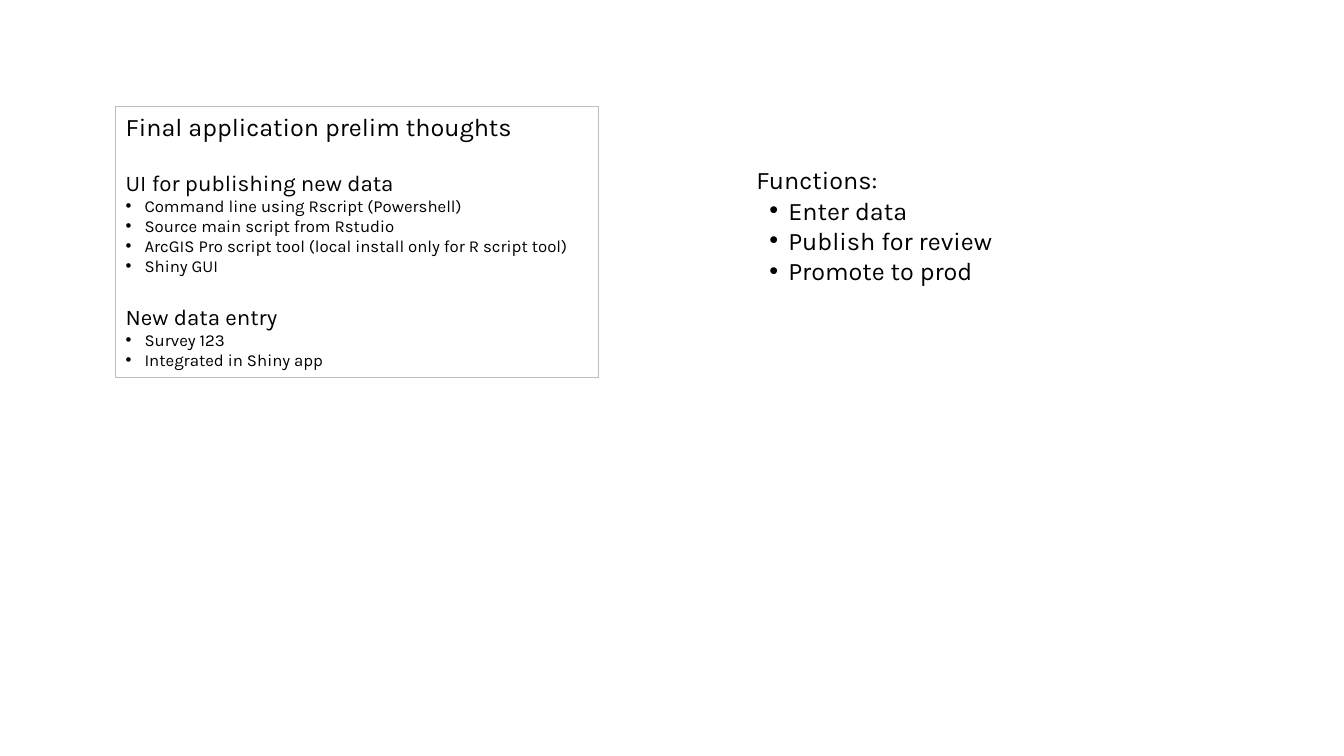
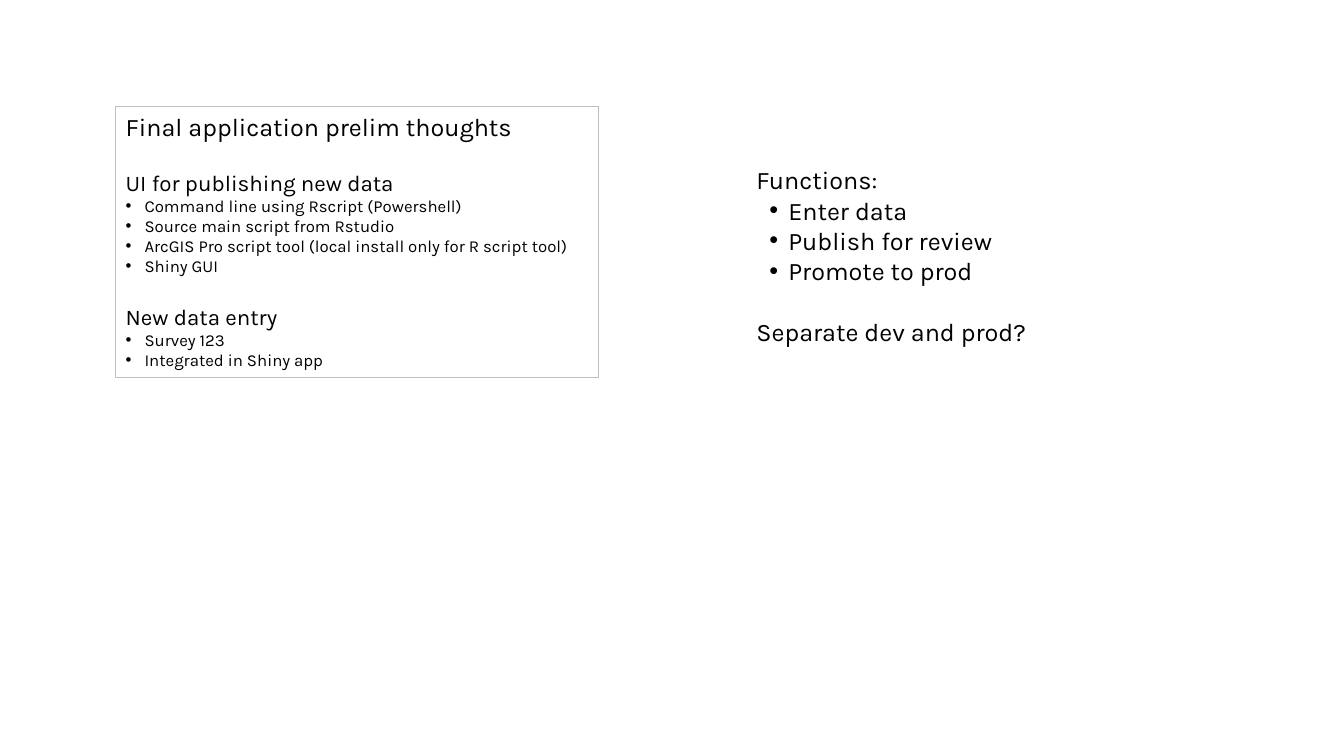
Before and after one commit to WA-Nearshore/seagrass-restoration-processing, a slide deck: slide 20 of docs/seagrass_restoration_storymap_notes.pptx. Drawn at 1344x756 pixels with LibreOffice and Linux fonts; fonts in the diff are those of the drawing. Boxes give left, top, right and bottom in pixels: in the first picture for what was removed or moved away, otherwise in the second. Text is boxed around its words. In the diff, an @@ line names an element or a change of style, - is before the commit and + after.

```diff
--- a/docs/seagrass_restoration_storymap_notes.pptx
+++ b/docs/seagrass_restoration_storymap_notes.pptx
@@ text at bbox=[756, 323, 1026, 347]: paragraph added @@
+Separate dev and prod?
```
Also in this commit, not shown: 5 other slides changed, 9 other files.
